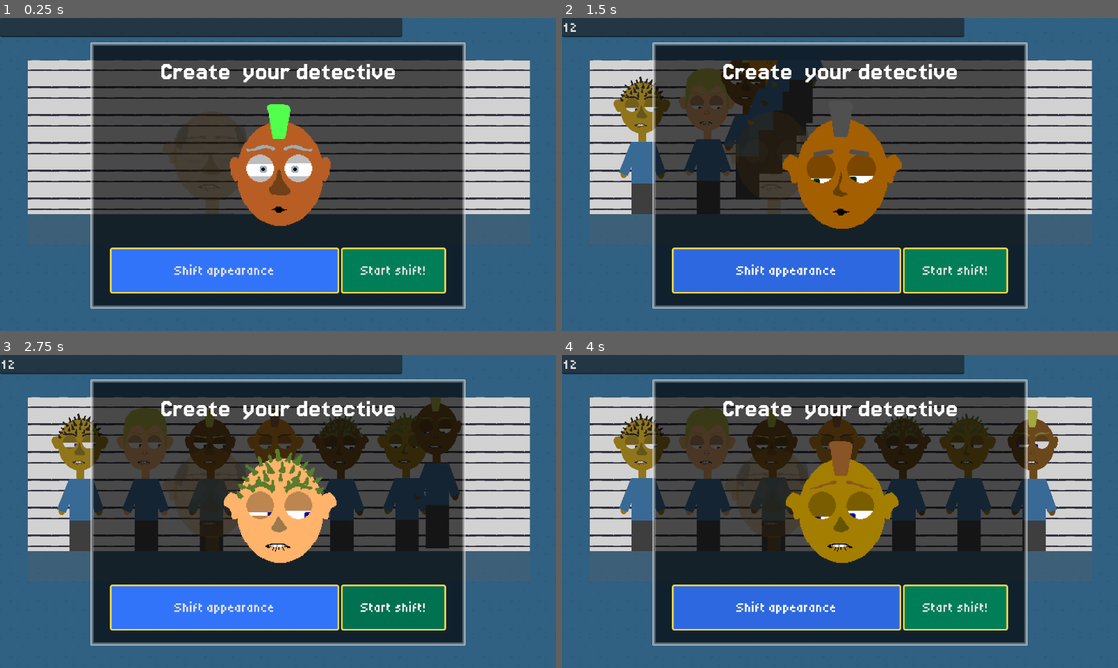
Above: before the commit, frames 1-4 (two rows, left to right).
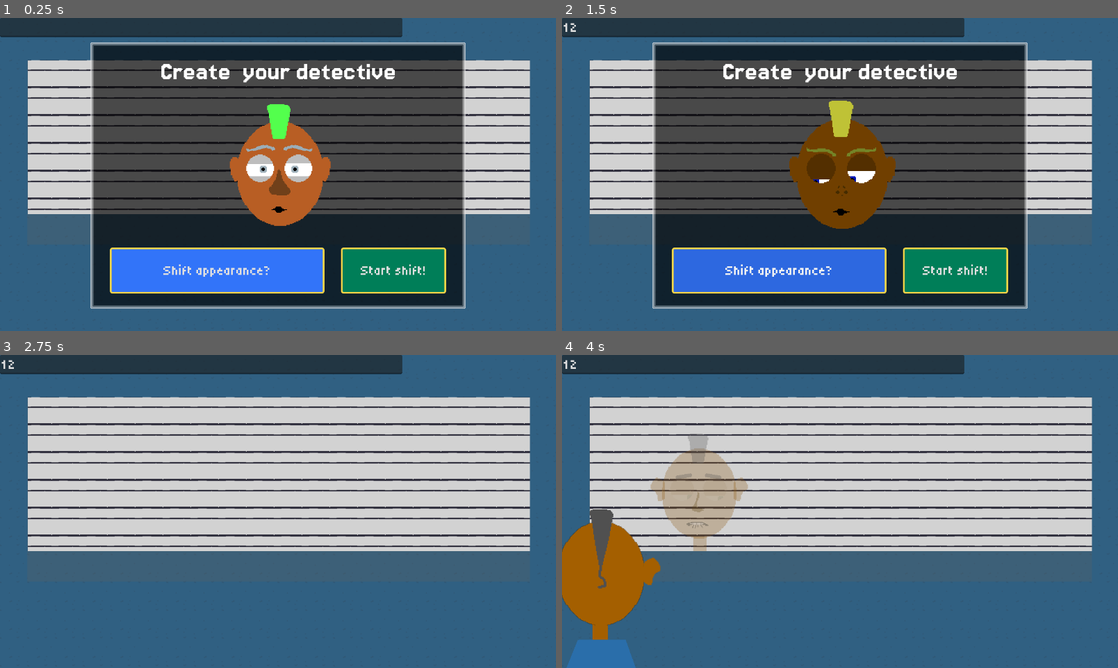
Above: after the commit, the same moments.

Repository: bjornarprytz/shift
Game: Godot game, scene res://interface/main.tscn
Two runs of this game, one before a commit and one after it. Both use one fixed random seed, a clock stepped at 60 frames per second and the inputs below.
Inputs (mouse positions are in pixels of both pictures, inside the frame that each line leads up to):
- Up to frame 1 (0.25 s): no input
- Up to frame 2 (1.5 s): click (762, 27) at 0.52 s; type "12" at 0.6 s; click "Shift appearance" (after the commit: "Shift appearance?") at 1.25 s
- Up to frame 3 (2.75 s): click "Start shift!" at 2 s
- Up to frame 4 (4 s): click (956, 608) at 2.75 s, where only the run before the commit has a clickable "Start shift!"; click (784, 608) at 3.5 s, where only the run before the commit has a clickable "Shift appearance"

The runs differ from the first frame. In frame 1, 1.1% of the frame differs, in the area x 29-61%, y 34-88%; in frame 2, 15%; in frame 3, 59%; in frame 4, 66%, in the area x 0-90%, y 7-100%.

Commit message:
Detective back

Diff:
--- a/src/interface/character_creation.gd
+++ b/src/interface/character_creation.gd
@@ -1,10 +1,6 @@
 extends PanelContainer
 
-enum Selection {
-	Hair,
-	Ears,
-	Nose
-}
+signal appearance_selected(appearance: Appearance)
 
 @onready var preview: HeadPreview = %Preview
 @export var variations: AppearanceVariations
@@ -15,8 +11,11 @@
 	_randomize_appearance()
 
 func _on_preview_selection_changed(selection: String) -> void:
-	pass # Replace with function body.
+	print("Not in use. Random is better than selection")
 
+func _on_confirm_button_pressed() -> void:
+	appearance_selected.emit(appearance)
+	hide()
 
 func _on_button_pressed() -> void:
 	_randomize_appearance()
--- a/src/interface/character_creation.tscn
+++ b/src/interface/character_creation.tscn
@@ -51,7 +51,11 @@
 [node name="RandomizeButton" type="Button" parent="VBoxContainer/HBoxContainer" unique_id=1593056446]
 layout_mode = 2
 size_flags_horizontal = 3
-text = "Shift appearance"
+text = "Shift appearance?"
+
+[node name="Control" type="Control" parent="VBoxContainer/HBoxContainer" unique_id=213483371]
+custom_minimum_size = Vector2(30, 0)
+layout_mode = 2
 
 [node name="ConfirmButton" type="Button" parent="VBoxContainer/HBoxContainer" unique_id=337177013]
 layout_mode = 2
@@ -60,4 +64,4 @@
 
 [connection signal="selection_changed" from="VBoxContainer/HBoxContainer2/Preview" to="." method="_on_preview_selection_changed"]
 [connection signal="pressed" from="VBoxContainer/HBoxContainer/RandomizeButton" to="." method="_on_button_pressed"]
-[connection signal="pressed" from="VBoxContainer/HBoxContainer/ConfirmButton" to="." method="_on_button_pressed"]
+[connection signal="pressed" from="VBoxContainer/HBoxContainer/ConfirmButton" to="." method="_on_confirm_button_pressed"]
--- a/src/interface/head_back.gd
+++ b/src/interface/head_back.gd
@@ -1,8 +1,18 @@
+class_name HeadBack
 extends Node2D
 
 @onready var head: Sprite2D = %Head
 @onready var hair: Sprite2D = %Hair
+@onready var ear_l: Sprite2D = %EarL
+@onready var ear_r: Sprite2D = %EarR
 
-func apply_apperance(appearance: Appearance):
-	head.modulate = appearance.skin_color
+@onready var bare_skin = [head, ear_l, ear_r]
+
+func apply_appearance(appearance: Appearance):
+	hair.texture = appearance.hair_style_back
+	ear_l.texture = appearance.ear
+	ear_r.texture = appearance.ear
 	hair.modulate = appearance.hair_color
+
+	for s in bare_skin:
+		s.modulate = appearance.skin_color
--- a/src/interface/head_back.tscn
+++ b/src/interface/head_back.tscn
@@ -3,6 +3,7 @@
 [ext_resource type="Script" uid="uid://dhvo241r8j5in" path="res://interface/head_back.gd" id="1_4u0gf"]
 [ext_resource type="Texture2D" uid="uid://7bjw36ptbm4r" path="res://assets/img/head.png" id="1_l4elc"]
 [ext_resource type="Texture2D" uid="uid://y182xechug7c" path="res://assets/img/hair_3_front.png" id="2_x45af"]
+[ext_resource type="Texture2D" uid="uid://cgydyjuw031fa" path="res://assets/img/ear_2.png" id="3_cqhjx"]
 
 [node name="HeadBack" type="Node2D" unique_id=54004329]
 script = ExtResource("1_4u0gf")
@@ -12,6 +13,17 @@
 position = Vector2(0, -1)
 texture = ExtResource("1_l4elc")
 
+[node name="EarL" type="Sprite2D" parent="." unique_id=1910765298]
+unique_name_in_owner = true
+position = Vector2(-65, -4)
+texture = ExtResource("3_cqhjx")
+flip_h = true
+
+[node name="EarR" type="Sprite2D" parent="." unique_id=1613226260]
+unique_name_in_owner = true
+position = Vector2(65, -4)
+texture = ExtResource("3_cqhjx")
+
 [node name="Hair" type="Sprite2D" parent="." unique_id=1161757873]
 unique_name_in_owner = true
 modulate = Color(0.3254902, 1, 0.3019608, 1)
--- a/src/interface/main.gd
+++ b/src/interface/main.gd
@@ -8,6 +8,10 @@
 @onready var suspects: Node2D = $Suspects
 @onready var lineup_pos: Node2D = $LineupPos
 @onready var detective: Suspect = %Detective
+@onready var detective_back: SuspectBack = %DetectiveBack
+
+@onready var detective_target_pos: Node2D = %Detective_target_pos
+@onready var detective_back_target_pos: Node2D = %DetectiveBack_target_pos
 
 func _load_suspects() -> Array[Suspect]:
 	var s: Array[Suspect] = []
@@ -35,15 +39,8 @@
 	return p
 
 func _ready() -> void:
-	detective.apply_appearance(character_variations.create_random_appearance())
-	var pos = _get_lineup_pos()
-	var sus = _load_suspects()
+	_load_suspects()
 
-	await get_tree().process_frame
-
-	for s in sus:
-		var p = pos.pop_front()
-		s.walk_to(p.global_position)
 
 func _on_left_button_pressed() -> void:
 	print("Pressed left button")
@@ -57,3 +54,20 @@
 func _on_line_edit_text_submitted(new_text: String) -> void:
 	for c in _get_suspects():
 		c.say(new_text)
+
+func _on_character_creation_appearance_selected(appearance: Appearance) -> void:
+	detective.apply_appearance(appearance)
+	detective_back.apply_appearance(appearance)
+	_action_scene()
+
+func _suspects_enter():
+	var pos = _get_lineup_pos()
+	var sus = _get_suspects()
+
+	for s in sus:
+		var p = pos.pop_front()
+		s.walk_to(p.global_position)
+
+func _action_scene():
+	detective.walk_to(detective_target_pos.global_position)
+	detective_back.walk_to(detective_back_target_pos.global_position)
--- a/src/interface/main.tscn
+++ b/src/interface/main.tscn
@@ -8,6 +8,7 @@
 [ext_resource type="Texture2D" uid="uid://bm5c5ijvmgakx" path="res://assets/img/wall-tile.png" id="4_dyb18"]
 [ext_resource type="Script" uid="uid://dpdtdmp3x1vf5" path="res://system/profile.gd" id="6_rirh5"]
 [ext_resource type="Script" uid="uid://dssgm41f4i7vy" path="res://system/tell.gd" id="7_spusx"]
+[ext_resource type="PackedScene" uid="uid://bjjo17a3usjs6" path="res://interface/suspect_back.tscn" id="9_d0hba"]
 
 [sub_resource type="Resource" id="Resource_l14rc"]
 script = ExtResource("6_rirh5")
@@ -23,7 +24,7 @@
 offset_right = 926.0
 offset_bottom = 44.0
 
-[node name="PanelContainer" parent="CanvasLayer" unique_id=1914878429 instance=ExtResource("3_spusx")]
+[node name="CharacterCreation" parent="CanvasLayer" unique_id=1914878429 instance=ExtResource("3_spusx")]
 
 [node name="Background" type="TextureRect" parent="." unique_id=1850055676]
 texture_filter = 3
@@ -111,10 +112,15 @@
 stretch_mode = 1
 metadata/_edit_lock_ = true
 
+[node name="Detective_target_pos" type="Node2D" parent="DetectiveRoom" unique_id=815131624]
+unique_name_in_owner = true
+position = Vector2(490, 791)
+scale = Vector2(1.72, 1.72)
+
 [node name="Detective" parent="DetectiveRoom" unique_id=1764024577 instance=ExtResource("2_rfu3d")]
 unique_name_in_owner = true
 modulate = Color(1, 1, 1, 0.3019608)
-position = Vector2(490, 791)
+position = Vector2(-454, 793.99994)
 scale = Vector2(1.72, 1.72)
 suspect_name = "Detective"
 profile = SubResource("Resource_l14rc")
@@ -141,4 +147,15 @@
 color = Color(0.3764706, 0.3764706, 0.3764706, 0.28235295)
 metadata/_edit_lock_ = true
 
+[node name="DetectiveBack_target_pos" type="Node2D" parent="DetectiveRoom" unique_id=856791579]
+unique_name_in_owner = true
+position = Vector2(340, 1055)
+scale = Vector2(2, 2)
+
+[node name="DetectiveBack" parent="DetectiveRoom" unique_id=1999595215 instance=ExtResource("9_d0hba")]
+unique_name_in_owner = true
+position = Vector2(-683, 1055)
+scale = Vector2(2, 2)
+
 [connection signal="text_submitted" from="CanvasLayer/LineEdit" to="." method="_on_line_edit_text_submitted"]
+[connection signal="appearance_selected" from="CanvasLayer/CharacterCreation" to="." method="_on_character_creation_appearance_selected"]
--- a/src/interface/suspect.gd
+++ b/src/interface/suspect.gd
@@ -63,7 +63,6 @@
 	bob_tween.tween_property(head, "position:y", bob_height, 0.1).as_relative()
 	bob_tween.play()
 
-
 func unnerve() -> void:
 	pass
 
--- /dev/null
+++ b/src/interface/suspect_back.gd
@@ -0,0 +1,52 @@
+class_name SuspectBack
+extends Node2D
+
+@export var walk_speed: float = 400.0
+@export var profile: Profile = Profile.new()
+
+@onready var body: Body = %Body
+@onready var head: HeadBack = %Head
+
+var part: CanvasItem
+
+var target_pos: Vector2 = Vector2.INF
+var bob_tween: Tween
+
+func _ready() -> void:
+	body.set_breath(1.0, 4.0, 2.0, 2.0)
+
+func apply_appearance(appearance: Appearance):
+	profile.appearance = appearance
+	head.apply_appearance(profile.appearance)
+	body.apply_appearance(profile.appearance)
+
+func _process(delta: float) -> void:
+	if (target_pos != Vector2.INF and target_pos != global_position):
+		self.global_position = global_position.move_toward(target_pos, delta * walk_speed)
+	elif bob_tween != null:
+		_stop_bob()
+
+func _stop_bob():
+	await bob_tween.loop_finished
+	bob_tween.kill()
+
+func walk_to(target_global: Vector2):
+	var bob_height := 10.0
+	var walk_vector = target_global - global_position
+	var offset = randf_range(0.01, 0.2)
+
+	if (walk_vector.length() == 0):
+		return
+
+	target_pos = self.global_position + walk_vector
+	bob_tween = create_tween()
+	bob_tween.tween_interval(offset)
+	bob_tween.set_loops()
+	bob_tween.tween_property(body, "position:y", -bob_height, 0.1).as_relative()
+	bob_tween.set_parallel()
+	bob_tween.tween_property(head, "position:y", -bob_height, 0.1).as_relative()
+	bob_tween.set_parallel(false)
+	bob_tween.tween_property(body, "position:y", bob_height, 0.1).as_relative()
+	bob_tween.set_parallel(true)
+	bob_tween.tween_property(head, "position:y", bob_height, 0.1).as_relative()
+	bob_tween.play()
--- /dev/null
+++ b/src/interface/suspect_back.tscn
@@ -0,0 +1,15 @@
+[gd_scene format=3 uid="uid://bjjo17a3usjs6"]
+
+[ext_resource type="Script" uid="uid://bcimc4xj360c0" path="res://interface/suspect_back.gd" id="1_neli8"]
+[ext_resource type="PackedScene" uid="uid://401m82415u77" path="res://interface/body.tscn" id="2_ppdun"]
+[ext_resource type="PackedScene" uid="uid://clfreojaih40k" path="res://interface/head_back.tscn" id="3_t7i0p"]
+
+[node name="BackOfSuspect" type="Node2D" unique_id=1999595215]
+script = ExtResource("1_neli8")
+
+[node name="Body" parent="." unique_id=1825212997 instance=ExtResource("2_ppdun")]
+unique_name_in_owner = true
+
+[node name="Head" parent="." unique_id=54004329 instance=ExtResource("3_t7i0p")]
+unique_name_in_owner = true
+position = Vector2(0, -274)
Not shown, added: src/interface/suspect_back.gd.uid
Not shown, added: src/interface/main.tscn5812232127.tmp
